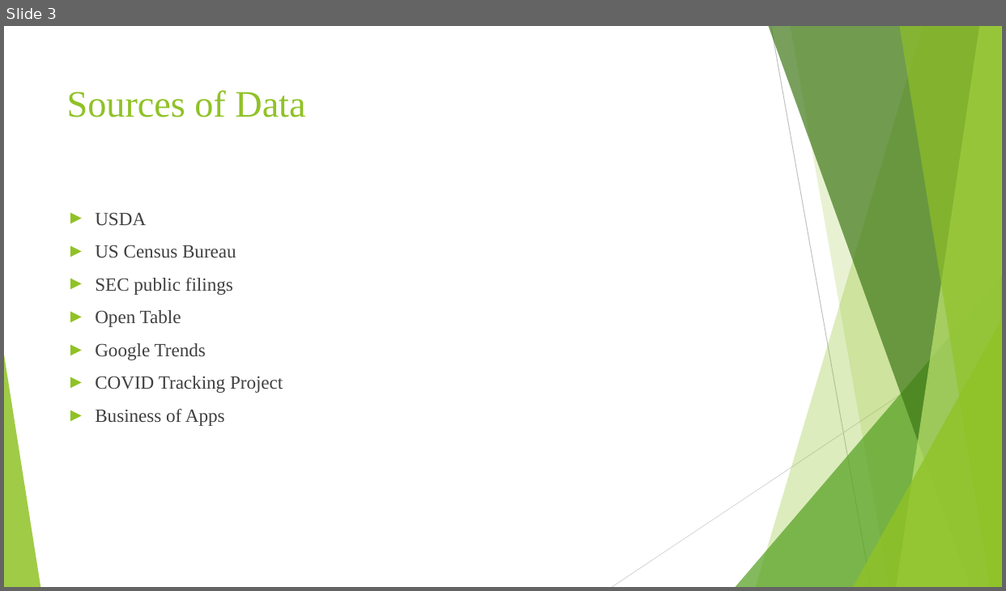
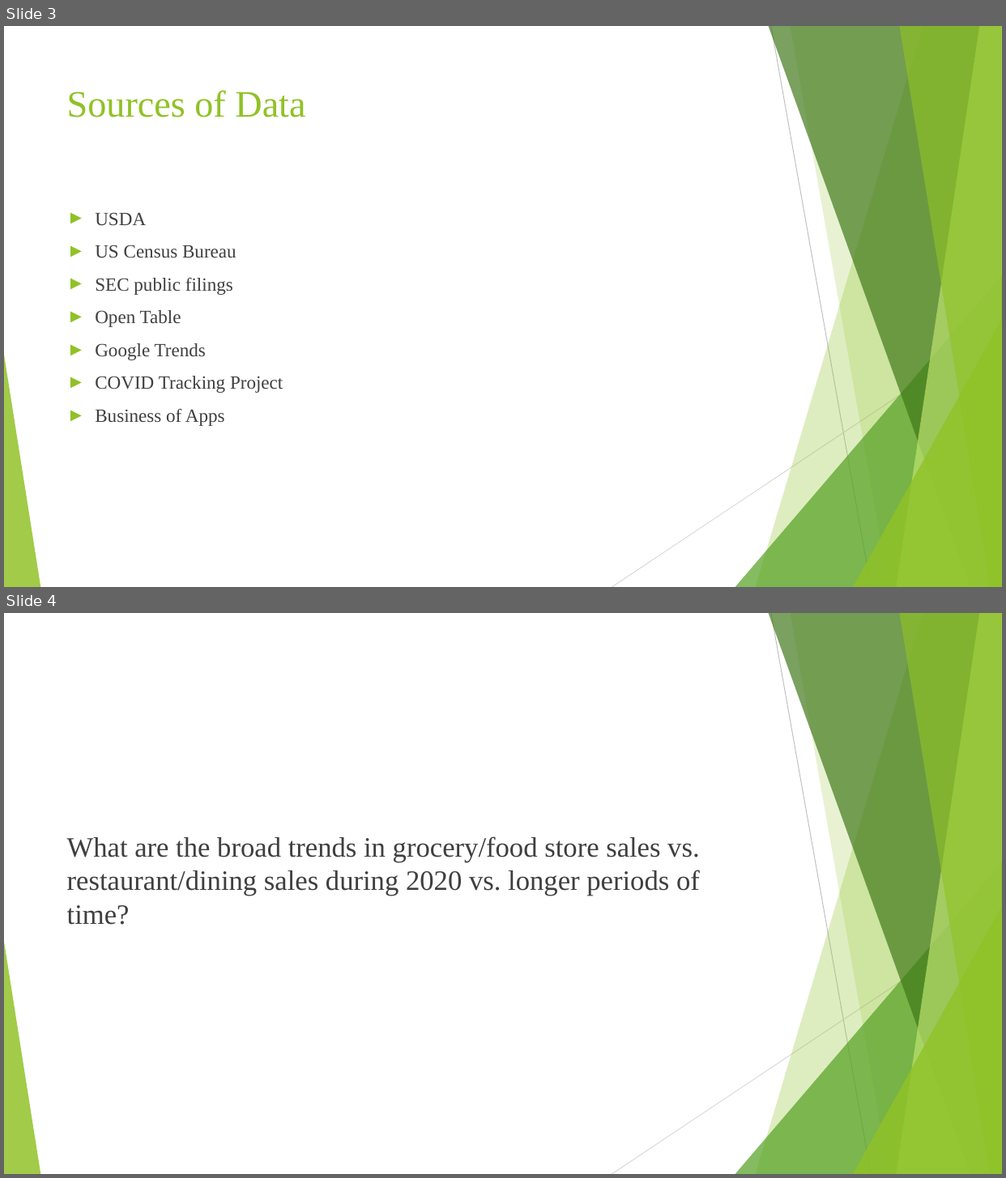
Before and after one commit to emmobley63/Project_1, a slide deck: Group 2 PowerPoint Presentation.pptx. Shown one above the other, each under a label of ours: slide 3 before the commit, slides 3 and 4 after it. The pictures are 1006x591 and 1006x1178 pixels, drawn with LibreOffice and Linux fonts; fonts in the diff are those of the drawing. Boxes give left, top, right and bottom in pixels: in the first picture for what was removed or moved away, otherwise in the second. Text is boxed around its words. In the diff, an @@ line names an element or a change of style, - is before the commit and + after.

```diff
--- a/Group 2 PowerPoint Presentation.pptx
+++ b/Group 2 PowerPoint Presentation.pptx
@@ slide 4 added at [4, 613, 1002, 1174], background #FFFFFF; not listed: 10 template elements that a slide beside it also shows @@
@@ title added at [67, 837, 700, 925], 27 pt, text #3F3F3F @@
+What are the broad trends in grocery/food store sales vs. restaurant/dining sales during 2020 vs. longer periods of time?
```
Also in this commit, not shown: 7 other slides changed, 10 other slides added.
